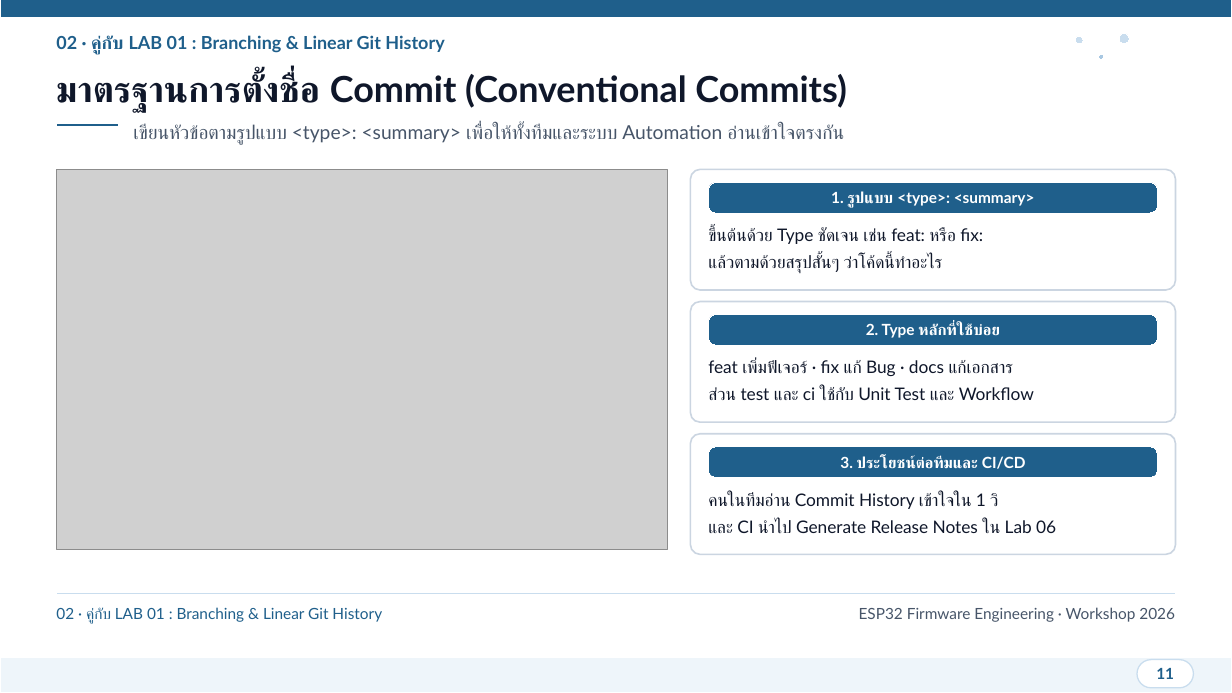
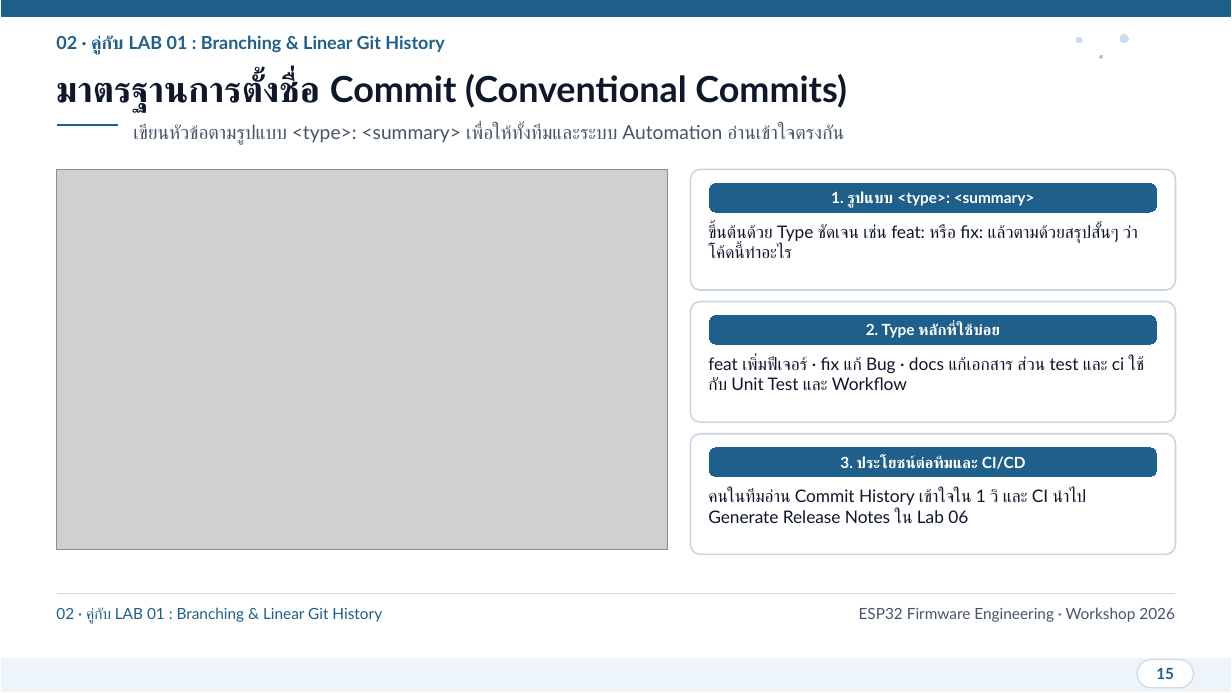
Before and after one commit to SavEe2429/git-practice, a slide deck: slide 15 of presentation/ESP32_Git_CICD_Workshop.pptx (slide 11 before the commit). Drawn at 1232x693 pixels with LibreOffice and Linux fonts; fonts in the diff are those of the drawing; grey boxes stand for pictures. Boxes give left, top, right and bottom in pixels: in the first picture for what was removed or moved away, otherwise in the second. Text is boxed around its words. In the diff, an @@ line names an element or a change of style, - is before the commit and + after.

Commit message:
docs(presentation): restructure slides around why-result-how and code-first labs

```diff
--- a/presentation/ESP32_Git_CICD_Workshop.pptx
+++ b/presentation/ESP32_Git_CICD_Workshop.pptx
@@ text at [708,224,1138,258]: text changed @@
-ขึ้นต้นด้วย Type ชัดเจน เช่น feat: หรือ fix:
-แล้วตามด้วยสรุปสั้นๆ ว่าโค้ดนี้ทำอะไร
+ขึ้นต้นด้วย Type ชัดเจน เช่น feat: หรือ fix: แล้วตามด้วยสรุปสั้นๆ ว่าโค้ดนี้ทำอะไร
@@ text at [708,357,1145,390]: text changed @@
-feat เพิ่มฟีเจอร์ · fix แก้ Bug · docs แก้เอกสาร
-ส่วน test และ ci ใช้กับ Unit Test และ Workflow
+feat เพิ่มฟีเจอร์ · fix แก้ Bug · docs แก้เอกสาร ส่วน test และ ci ใช้กับ Unit Test และ Workflow
@@ text at [708,489,1087,523]: text changed @@
-คนในทีมอ่าน Commit History เข้าใจใน 1 วิ
-และ CI นำไป Generate Release Notes ใน Lab 06
+คนในทีมอ่าน Commit History เข้าใจใน 1 วิ และ CI นำไป Generate Release Notes ใน Lab 06
@@ text at [1156,668,1174,679]: text changed @@
-11
+15
```
Also in this commit, not shown: 27 other slides changed, 11 slides added, 1 other file.
